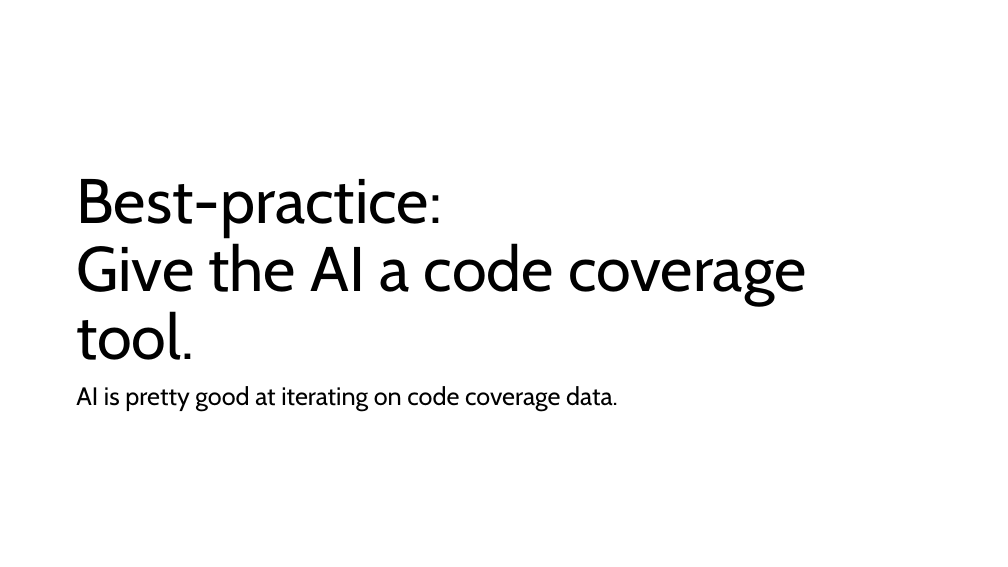
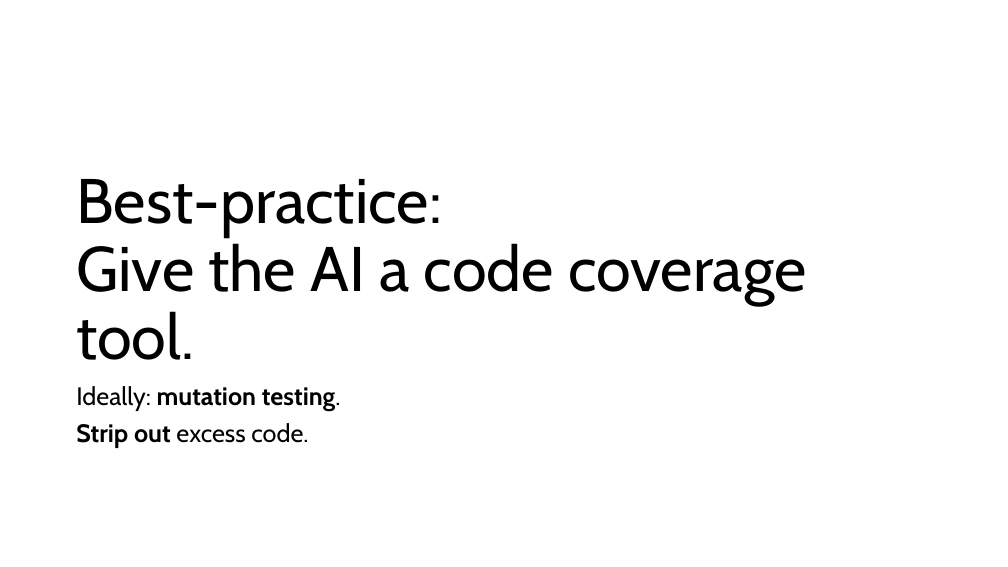
Before and after one commit to RHIT-southfej/csse290-ai, a slide deck: slide 20 of ClassMaterials/Week5/Agent Mode.pptx (slide 18 before the commit). Drawn at 1008x567 pixels with LibreOffice and Linux fonts; fonts in the diff are those of the drawing. Boxes give left, top, right and bottom in pixels: in the first picture for what was removed or moved away, otherwise in the second. Text is boxed around its words. In the diff, an @@ line names an element or a change of style, - is before the commit and + after.

```diff
--- a/ClassMaterials/Week5/Agent Mode.pptx
+++ b/ClassMaterials/Week5/Agent Mode.pptx
@@ text at bbox=[76, 386, 341, 448]: text changed; bold on @@
-AI is pretty good at iterating on code coverage data.
+Ideally: mutation testing.
+Strip out excess code.
```
Also in this commit, not shown: 10 other slides changed, 3 slides added.
